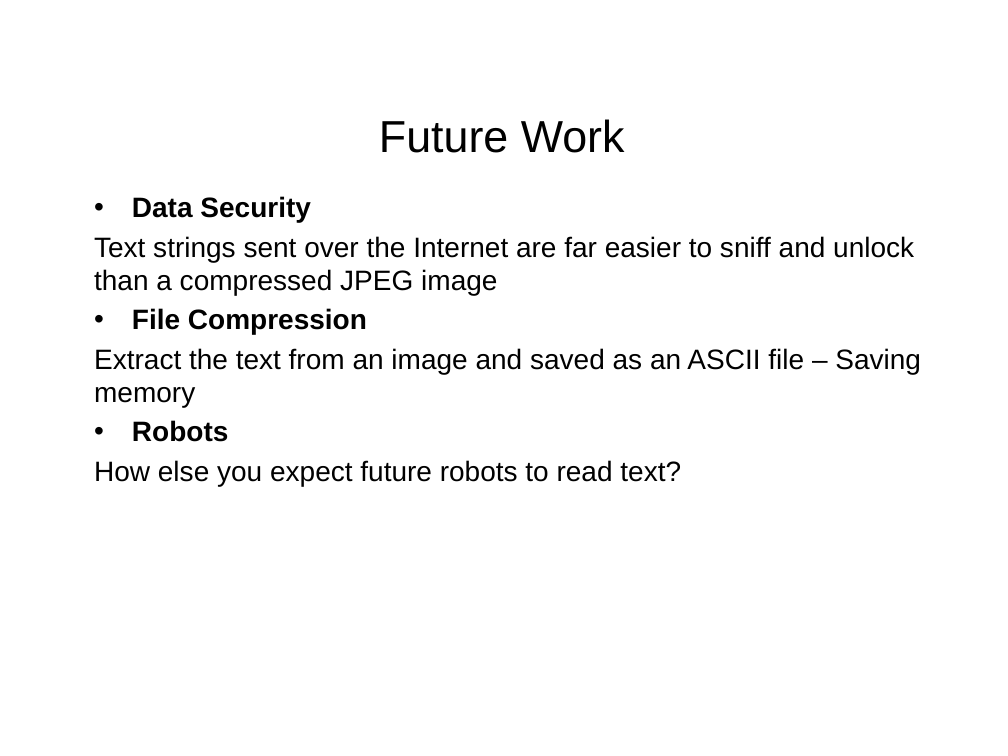
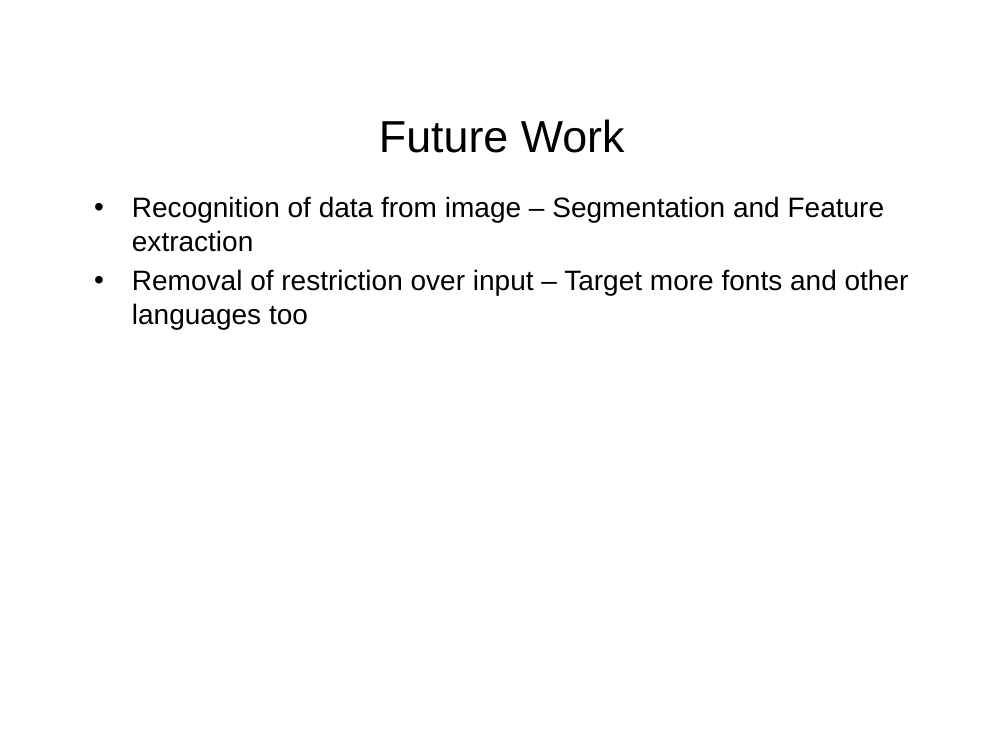
Before and after one commit to SouravChakraborty/CharacterRecognition_ANN, a slide deck: slide 15 of CHARACTER RECOGNITION USING NEURAL NETWORKS.pptx. Drawn at 1008x756 pixels with LibreOffice and Linux fonts; fonts in the diff are those of the drawing; background and template pictures are left out. Boxes give left, top, right and bottom in pixels: in the first picture for what was removed or moved away, otherwise in the second. Text is boxed around its words. In the diff, an @@ line names an element or a change of style, - is before the commit and + after.

```diff
--- a/CHARACTER RECOGNITION USING NEURAL NETWORKS.pptx
+++ b/CHARACTER RECOGNITION USING NEURAL NETWORKS.pptx
@@ text at box(132, 196, 909, 329): text changed @@
-• Data Security
-Text strings sent over the Internet are far easier to sniff and unlock than a compressed JPEG image
-• File Compression
-Extract the text from an image and saved as an ASCII file – Saving memory
-• Robots
-How else you expect future robots to read text?
+• Recognition of data from image – Segmentation and Feature extraction
+• Removal of restriction over input – Target more fonts and other languages too
```
Also in this commit, not shown: 3 other slides changed.
